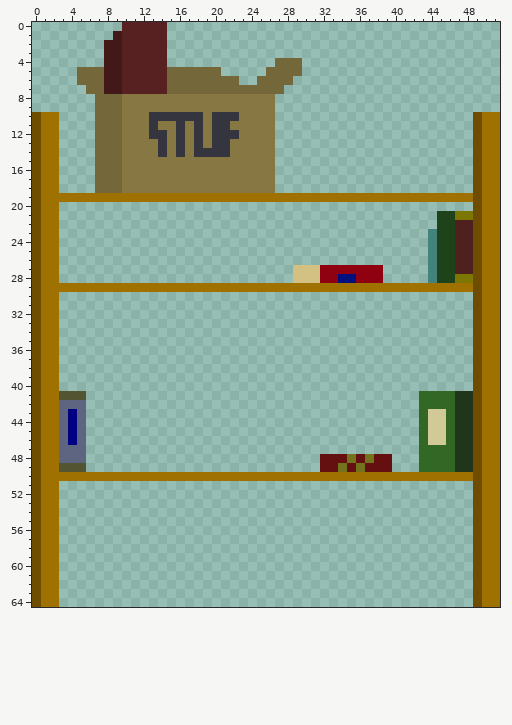
Two states of a sprite sheet, Sprites/Detailed/level_1/Bookshelf.png. The picture above was drawn from the file before the commit.
The file is 52x65 pixels. Colours within 5 levels of each other are drawn and written as one.
After:
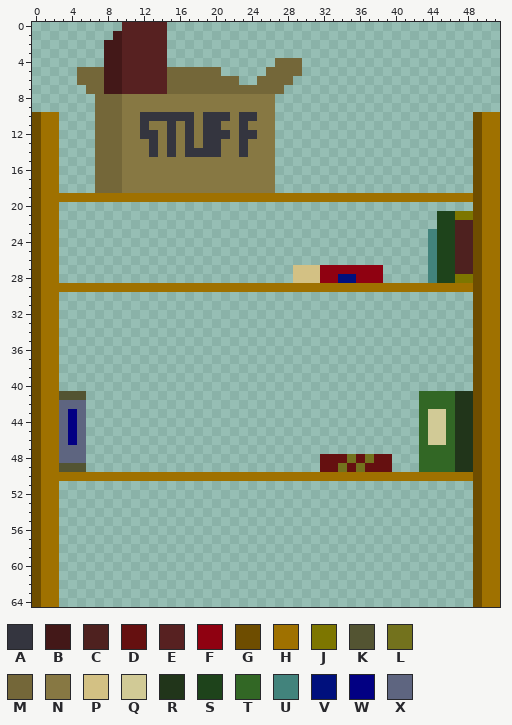
Palette (. is transparent): A #34353f  B #431818  C #4e211f  D #651010  E #572121  F #8f0111  G #6e4d00  H #9f7100  J #7d7600  K #535432  L #73721d  M #746739  N #877843  P #d3c184  Q #d1ca96  R #21351a  S #1e431b  T #326725  U #42837c  V #00107d  W #020083  X #5e6580
From old to new:
@@ x 10..26 @@
  9 NNNNNNNNNNNNNNNNN
-10 NNNAAAAAANAAANNNN
-11 NNNANNANANAANNNNN
-12 NNNAANANANAAANNNN
-13 NNNNANANANAANNNNN
-14 NNNNANANAAAANNNNN
+10 NNAAAAAANAAANAANN
+11 NNANNANANAANNANNN
+12 NNAANANANAAANAANN
+13 NNNANANANAANNANNN
+14 NNNANANAAAANNANNN
 15 NNNNNNNNNNNNNNNNN
Boxes around the changes in both pictures, in picture pixels (x1, y1, x2, y2):
changed: (140, 112, 257, 157)
